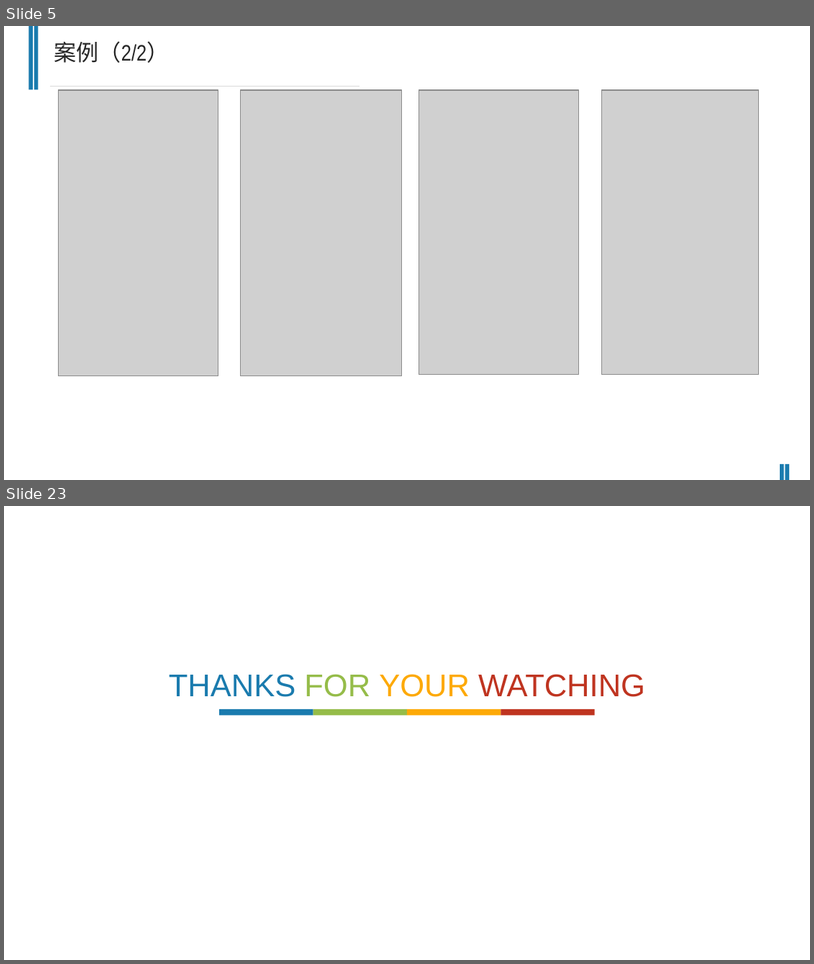
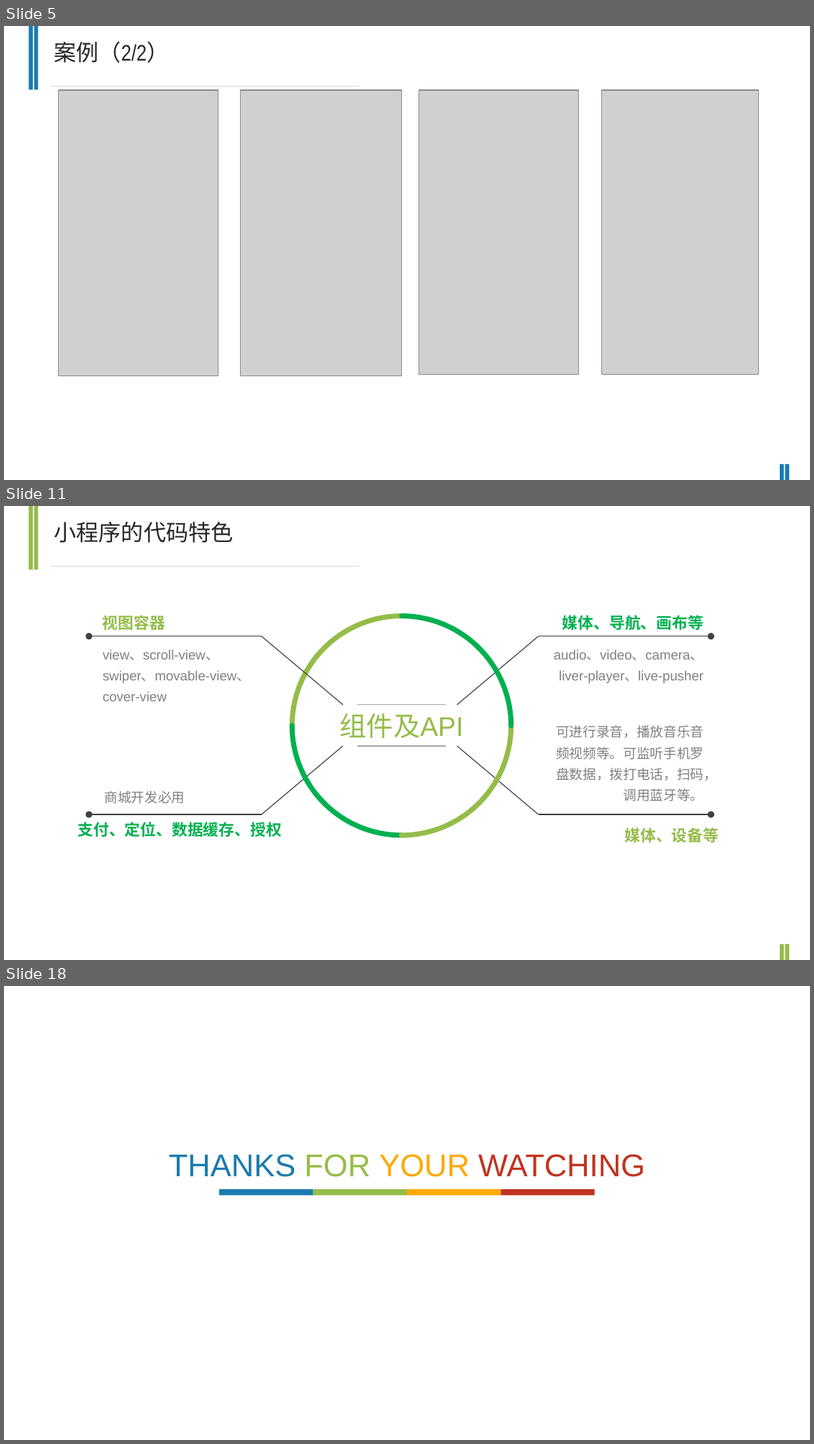
Before and after one commit to chanchunlei/weChat, a slide deck: ccl.pptx. Shown one above the other, each under a label of ours: slides 5 and 23 before the commit, slides 5, 11 and 18 after it; the slides between them are not shown. The pictures are 814x964 and 814x1444 pixels, drawn with LibreOffice and Linux fonts; fonts in the diff are those of the drawing; grey boxes stand for pictures. Boxes give left, top, right and bottom in pixels: in the first picture for what was removed or moved away, otherwise in the second. Text is boxed around its words. In the diff, an @@ line names an element or a change of style, - is before the commit and + after.

```diff
--- a/ccl.pptx
+++ b/ccl.pptx
@@ slide 11 added at bbox=[4, 506, 810, 960], background #FFFFFF; not listed: 1 template element that a slide beside it also shows @@
@@ rectangle added at bbox=[29, 506, 33, 569], fill #95BC49 @@
@@ rectangle added at bbox=[34, 506, 38, 569], fill #95BC49 @@
@@ text added at bbox=[54, 522, 233, 543], 20 pt, text #262626 @@
+小程序的代码特色
@@ text added at bbox=[103, 615, 165, 630], 14 pt, text #95BC49, bold @@
+视图容器
@@ arc (boxed as its full ellipse) added at bbox=[292, 615, 511, 835], outline #95BC49 4.5 pt @@
@@ arc (boxed as its full ellipse) added at bbox=[292, 615, 511, 835], outline #00B050 4.5 pt @@
@@ arc (boxed as its full ellipse) added at bbox=[292, 615, 511, 835], outline #95BC49 4.5 pt @@
@@ arc (boxed as its full ellipse) added at bbox=[292, 615, 511, 835], outline #00B050 4.5 pt @@
@@ text added at bbox=[563, 615, 704, 630], 14 pt, text #00B050, bold @@
+媒体、导航、画布等
@@ text added at bbox=[103, 649, 250, 701], 12 pt, text #808080 @@
+view、scroll-view、swiper、movable-view、cover-view
@@ text added at bbox=[554, 649, 705, 683], 12 pt, text #808080 @@
+audio、video、camera、liver-player、live-pusher
@@ text added at bbox=[340, 713, 463, 738], 24 pt, text #95BC49 @@
+组件及API
@@ line added from (358, 705) to (446, 705), #A6A6A6 0.75 pt @@
@@ text added at bbox=[556, 725, 718, 801], 12 pt, text #808080 @@
+可进行录音，播放音乐音频视频等。可监听手机罗盘数据，拨打电话，扫码，调用蓝牙等。
@@ group added at bbox=[89, 636, 342, 814]: 2 arrows, 2 lines @@
@@ line added from (358, 746) to (446, 746), #A6A6A6 0.75 pt @@
@@ group added at bbox=[457, 636, 711, 814]: 2 arrows, 2 lines @@
@@ text added at bbox=[104, 790, 185, 803], 12 pt, text #808080 @@
+商城开发必用
@@ text added at bbox=[77, 821, 282, 836], 14 pt, text #00B050, bold @@
+支付、定位、数据缓存、授权
@@ text added at bbox=[625, 827, 719, 842], 14 pt, text #95BC49, bold @@
+媒体、设备等
@@ rectangle added at bbox=[781, 944, 784, 960], fill #95BC49 @@
@@ rectangle added at bbox=[785, 944, 790, 960], fill #95BC49 @@
@@ what was slide 23 is now slide 18 @@
```
Also in this commit, not shown: 3 slides changed, 9 other slides added, 16 slides removed.
